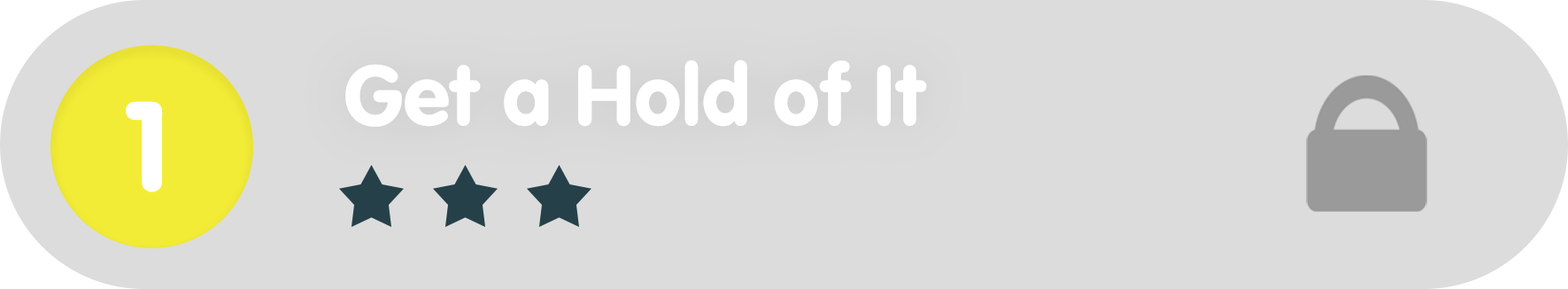
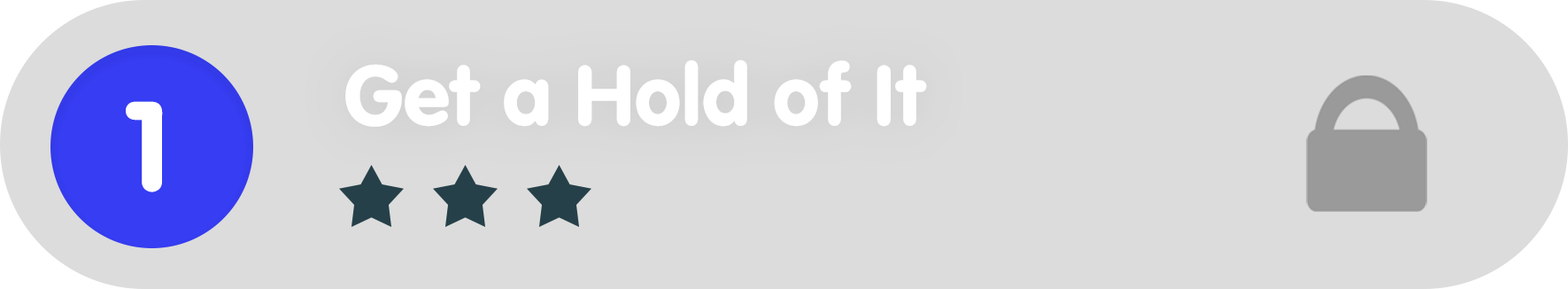
Layer changes from the first 1568 × 289 image to the second:
painted on "Ellipse_green" over [50, 45, 254, 248]
